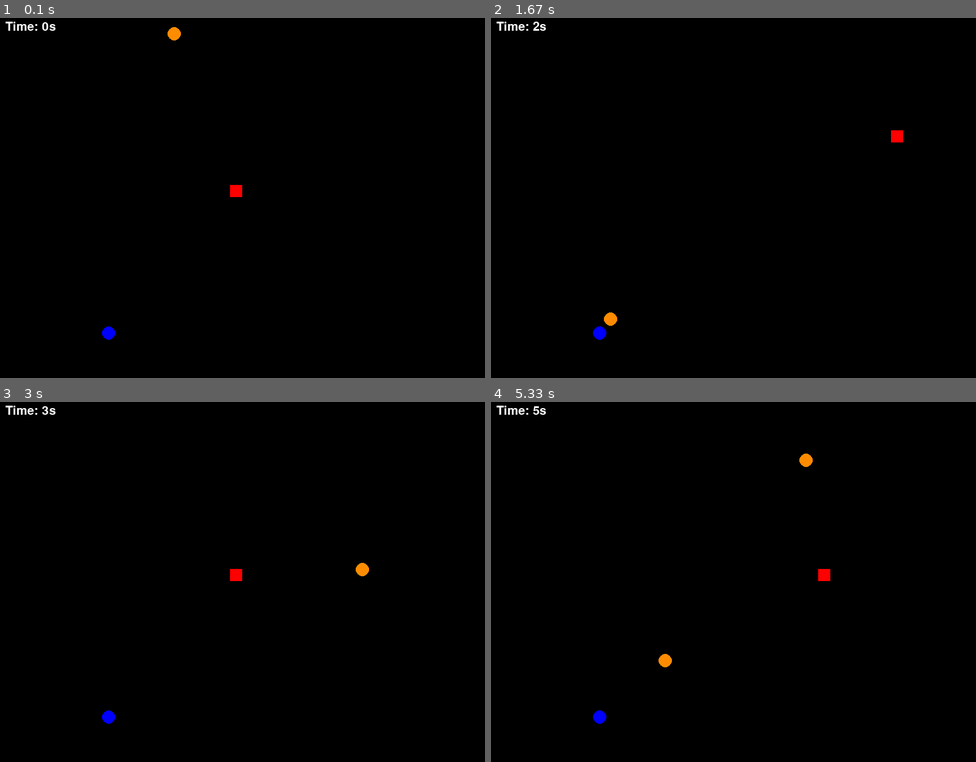
Above: before the commit, frames 1-4 (two rows, left to right).
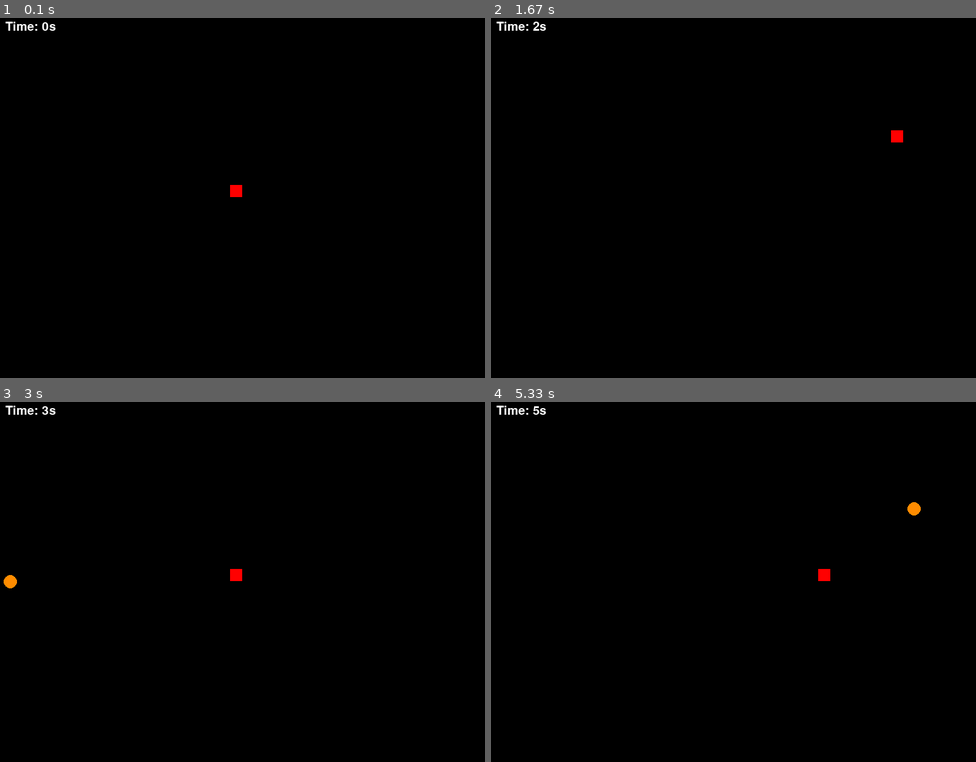
Above: after the commit, the same moments.

Repository: xerone9/learning_pygame
Game: pygame game, started from Save_me_game.py
Same seed, same stepped clock (60 frames per second), same inputs: the game is played once before the commit and once after it.
Inputs:
- Up to frame 1 (0.1 s): no input
- Up to frame 2 (1.67 s): hold Right 0.33-0.8 s; hold Up 0.83-1.13 s; hold Right 1.17-1.63 s
- Up to frame 3 (3 s): hold Left 1.67-2.2 s; hold Down 2.23-2.53 s; hold Left 2.57-2.97 s
- Up to frame 4 (5.33 s): hold Up 3-3.37 s; hold Right 3.4-4.03 s; hold Down 4.07-4.43 s; hold Left 4.47-4.93 s; hold Right from 4.97 s (still down)

The runs differ from the first frame. In frame 1, 0.2% of the frame differs, in the area x 21-38%, y 2-90%; in frame 2, 0.2%; in frame 3, 0.2%; in frame 4, 0.3%, in the area x 21-89%, y 14-90%.

Commit message:
Added Powers

Diff:
--- a/Save_me_game.py
+++ b/Save_me_game.py
@@ -12,10 +12,13 @@
 BG_COLOR = (0, 0, 0)
 
 POWER_RADIUS = 11
-POWER_COLOR = (0, 0, 255)
 POWER_SIZE = 11
 RESPAWN_POWER = 14
 POWER_DURATION = 7
+
+INVULNERABLE_POWER_COLOR = (128,0,128)
+DESTROY_ALL_POWER_COLOR = (255,255,0)
+DONT_TOUCH_POWER_COLOR = (255,255,255)
 
 CIRCLE_RADIUS = 11
 CIRCLE_COLOR = (255, 140, 0)
@@ -52,12 +55,10 @@
     return player
 
 
-def draw(player, circles, powers, elapsed_time):
+def draw(player, circles, powers, elapsed_time, POWER_COLOR, rune_spawned):
 
     # Draw the circles
     screen.fill(BG_COLOR)
-    time_text = FONT.render(f"Time: {round(elapsed_time)}s", 1, "white")
-    screen.blit(time_text, (10, 10))
 
     for power in powers:
         pygame.draw.circle(screen, POWER_COLOR, power.center, POWER_RADIUS)
@@ -83,6 +84,12 @@
     for circle, _, _ in circles:
         pygame.draw.circle(screen, CIRCLE_COLOR, circle.center, CIRCLE_RADIUS)
 
+    time_text = FONT.render(f"Time: {round(elapsed_time)}s", 1, "white")
+    screen.blit(time_text, (10, 10))
+
+    for i in rune_spawned:
+        power_text = FONT.render(i, 1, "green")
+        screen.blit(power_text, ((WIDTH - power_text.get_width()) - 15, power_text.get_height() - 25))
 
     pygame.display.update()
 
@@ -94,23 +101,24 @@
 
     # Keep track of the circles
     circles = []
-    next_circle_time = time.time()
+    next_circle_time = time.time() + 2
 
     powers = []
-    next_power_time = time.time()
-    power_duration = time.time()
-
-
+    POWER_COLOR = (0, 255, 0)
+    next_power_time = time.time() + 7
+
+    rune_spawned = []
 
     start_time = time.time()
 
     # Game loop
     running = True
     hit = False
+    power_collected = True
     invulnerable = False
     dont_touch_me = False
 
-    invulnerable_duration = 5.0
+    power_duration = time.time() + 5.0
 
     while running:
         elapsed_time = time.time() - start_time
@@ -125,6 +133,16 @@
             next_circle_time = time.time() + RESPAWN_CIRCLE
 
         if time.time() >= next_power_time:
+            power_runes = ["INVULNERABLE", "DESTROY_ALL", "DONT_TOUCH"]
+            RUNE_SPAWNED = random.sample(power_runes, 1)[0]
+
+            if RUNE_SPAWNED == "INVULNERABLE":
+                POWER_COLOR = INVULNERABLE_POWER_COLOR
+            elif RUNE_SPAWNED == "DESTROY_ALL":
+                POWER_COLOR = DESTROY_ALL_POWER_COLOR
+            elif RUNE_SPAWNED == "DONT_TOUCH":
+                POWER_COLOR = DONT_TOUCH_POWER_COLOR
+
             powers.append(create_power_up())
             next_power_time = time.time() + RESPAWN_POWER
             power_duration = time.time() + POWER_DURATION
@@ -133,33 +151,38 @@
         for i, (circle, vx, vy) in enumerate(drones):
             if circle.colliderect(player):
                 if dont_touch_me:
-                    try:
-                        circles.remove((circle, vx, vy))
-                    except ValueError:
-                        pass
+                    circles.remove((circle, vx, vy))
                 else:
                     hit = True
 
-        if power_duration >= time.time() and elapsed_time > 20:
-            spawn_power = True
-        else:
-            pass
 
         for power in powers:
             if power.colliderect(player):
                 powers.pop()
+                power_collected = True
                 next_power_time = time.time() + RESPAWN_POWER
-                invulnerable_duration = time.time() + 5.0
-                print("Power caught")
+                power_duration = time.time() + 5.0
             elif time.time() >= power_duration:
                 powers.pop()
-                print("Power Time OUt")
-
-        if time.time() <= invulnerable_duration:
-            dont_touch_me = True
-            hit = False
+
+        if time.time() <= power_duration and power_collected and time.time() > start_time + 7:
+            rune_spawned.append(RUNE_SPAWNED)
+
+            if RUNE_SPAWNED == "INVULNERABLE":
+                invulnerable = True
+                hit = False
+
+            if RUNE_SPAWNED == "DONT_TOUCH":
+                dont_touch_me = True
+                hit = False
+
+            if RUNE_SPAWNED == "DESTROY_ALL":
+                circles.clear()
         else:
+            invulnerable = False
             dont_touch_me = False
+            power_collected = False
+            rune_spawned.clear()
 
         keys = pygame.key.get_pressed()
         if keys[pygame.K_LEFT] and player.x - PLAYER_VEL >= 0:
@@ -180,7 +203,7 @@
             pygame.time.delay(4000)
             break
 
-        draw(player, circles, powers, elapsed_time)
+        draw(player, circles, powers, elapsed_time, POWER_COLOR, rune_spawned)
         clock.tick(60)
 
     pygame.quit()
